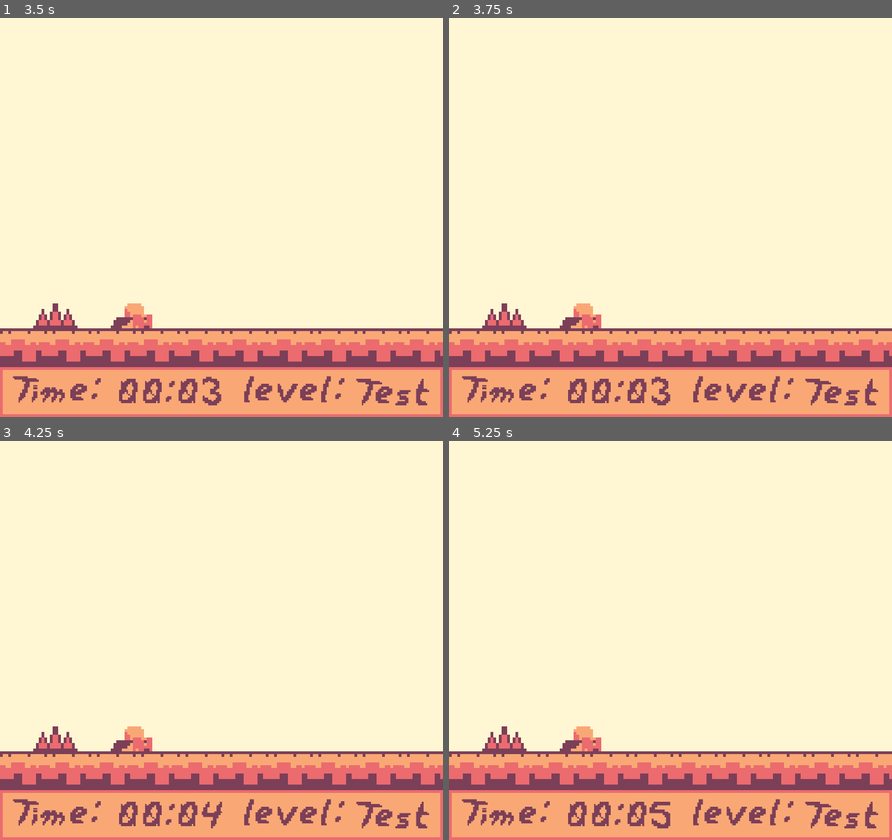
Above: before the commit, frames 1-4 (two rows, left to right).
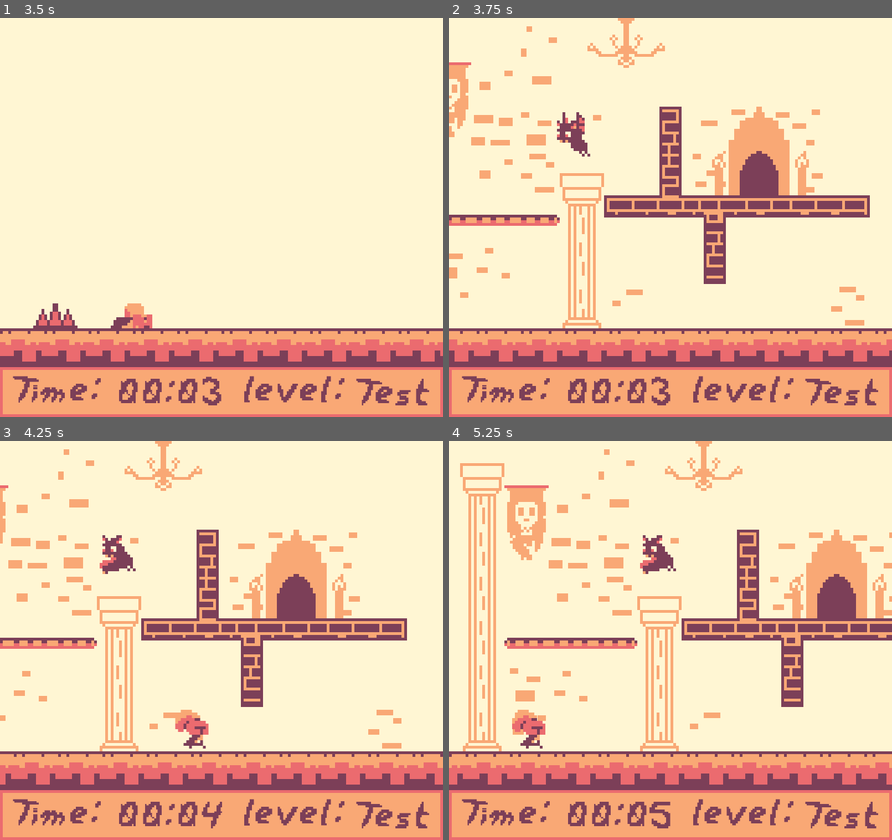
Above: after the commit, the same moments.

Repository: CBurgess97/godot-platformer
Game: Godot game, scene res://Game.tscn
Same seed, same stepped clock (60 frames per second), same inputs: the game is played once before the commit and once after it. This scene is started directly instead of the project's main scene.
Inputs:
- Up to frame 1 (3.5 s): hold Right (ui_right) 0.53-2.03 s; tap Up (ui_up) at 0.77, 1.52, 3.02 s; hold Left (ui_left) 2.03-2.78 s; tap Enter at 2.75 s; hold Right (ui_right) from 2.78 s (still down)
- Up to frame 2 (3.75 s): keep holding Right (ui_right); tap R (ui_restart, bound only after the commit) at 3.5 s
- Up to frame 3 (4.25 s): keep holding Right (ui_right); tap Up (ui_up) at 3.77 s; tap R (ui_restart, bound only after the commit) at 4.15 s
- Up to frame 4 (5.25 s): release Right (ui_right) at 4.28 s; hold Left (ui_left) 4.28-5.03 s; tap Up (ui_up) at 4.52 s; hold Right (ui_right) from 5.03 s (still down)

Frame 1 is identical in both runs. In frame 2, 16% of the frame differs, in the area x 0-100%, y 0-97%; in frame 3, 17%; in frame 4, 19%.

Commit message:
Implement Player Respawning

Diff:
--- a/Levels/TestLevel1.tscn
+++ b/Levels/TestLevel1.tscn
@@ -14,6 +14,7 @@
 tile_set = ExtResource("1_624pj")
 script = ExtResource("2_bs3lq")
 level_name = "Test"
+level_path = "uid://cjmty4xitway2"
 player = NodePath("Player")
 
 [node name="Door" parent="." instance=ExtResource("2_xy0xx")]
--- a/Levels/level_manager.gd
+++ b/Levels/level_manager.gd
@@ -30,3 +30,7 @@
 
 func get_level_name() -> String:
 	return current_level.level_name
+
+func reload_current_level():
+	change_level(current_level.level_path)
+	pass
--- a/Player/player.gd
+++ b/Player/player.gd
@@ -6,6 +6,7 @@
 @onready var animation: AnimatedSprite2D = $AnimatedSprite2D
 @onready var interaction_area: Area2D = $InteractionArea
 @onready var hitbox : Area2D = $HitboxArea
+@onready var level_manager = get_parent().level_manager
 
 var dead = false
 
--- a/Player/player_death_state.gd
+++ b/Player/player_death_state.gd
@@ -9,4 +9,7 @@
 
 func physics_process(_delta: float) -> void:
 	player.movement.move_player(_delta, 0)
+
+	if Input.is_action_just_pressed("ui_restart"):
+		player.level_manager.reload_current_level()
 	print("Player is dead!")
--- a/project.godot
+++ b/project.godot
@@ -35,6 +35,12 @@
 , Object(InputEventKey,"resource_local_to_scene":false,"resource_name":"","device":0,"window_id":0,"alt_pressed":false,"shift_pressed":false,"ctrl_pressed":false,"meta_pressed":false,"pressed":false,"keycode":0,"physical_keycode":32,"key_label":0,"unicode":0,"location":0,"echo":false,"script":null)
 ]
 }
+ui_restart={
+"deadzone": 0.2,
+"events": [Object(InputEventKey,"resource_local_to_scene":false,"resource_name":"","device":0,"window_id":0,"alt_pressed":false,"shift_pressed":false,"ctrl_pressed":false,"meta_pressed":false,"pressed":false,"keycode":0,"physical_keycode":82,"key_label":0,"unicode":0,"location":0,"echo":false,"script":null)
+, Object(InputEventJoypadButton,"resource_local_to_scene":false,"resource_name":"","device":-1,"button_index":1,"pressure":0.0,"pressed":false,"script":null)
+]
+}
 
 [rendering]
 
